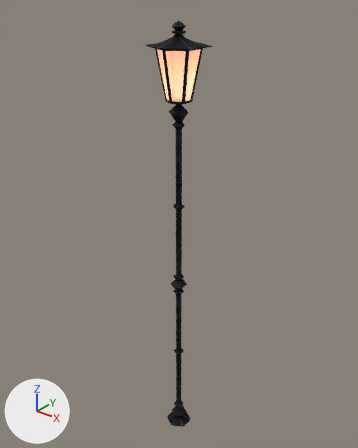
An edit to the OBJ model res/Lamp.obj, drawn before and after from the same camera.
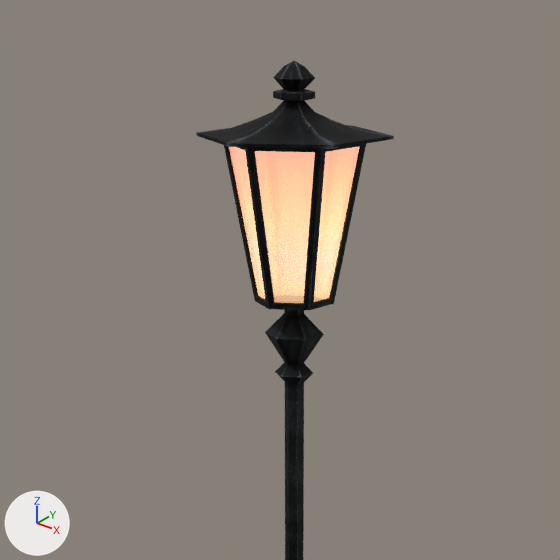
There are two pictures of each version: one whole from a 50 mm camera at (9.33, -11.65, 3.28) aimed at (-0.31, 0.4, -4.19), one close up on the part from 22% to 75% of the width and 0% to 42% of the height. Arrows for +X, +Y and +Z are at lower left; the lights stay in place. Where no turn or scale is listed for an object, it has been applied to the vertices.

The first close-up shows 'Glass', 'Lamp'.
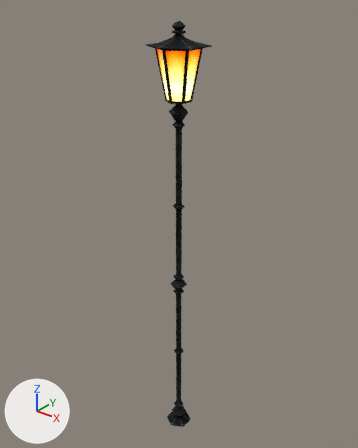
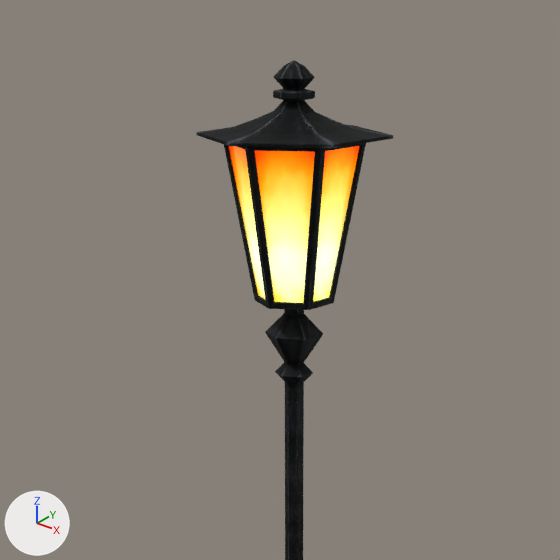
The newer file is also rescaled (x0.122), turned or shifted as a whole; pictures and numbers use the older file's frame.

Changed parts and their boxes (x1, y1, x2, y2) in the close-ups (560 x 560 px):
'Lamp', reshaped
    before: (196, 61, 394, 560)
    after: (196, 60, 393, 560)
'Glass', surface changed
    both: (229, 146, 360, 303)
part 1 of me_lamp, built on
    before: (254, 61, 315, 560)
    after: (196, 60, 393, 560)

The change, as a diff of the scene's bpy script:
```diff
--- a/res/Lamp.obj.py
+++ b/res/Lamp.obj.py
@@ mat_lightglass @@
 n0 = _N.new('ShaderNodeBsdfPrincipled'); n0.name = 'Principled BSDF'
-n0.inputs[1].default_value = 0.636  # 'Metallic'
-n0.inputs[2].default_value = 0.0636  # 'Roughness'
-n0.inputs[4].default_value = 0.6  # 'Alpha'
-n0.inputs[27].default_value = (1.0, 0.514, 0.357, 1.0)  # 'Emission Color', beige #ffbea1
+n0.inputs[1].default_value = 0.7  # 'Metallic'
+n0.inputs[2].default_value = 0.05  # 'Roughness'
 n0.inputs[28].default_value = 1.0  # 'Emission Strength'
@@ mat_lightglass @@
 n2.image = img_lamptexture_png
+n3 = _N.new('ShaderNodeTexImage'); n3.name = 'Image Texture.001'
+n3.image = img_lamptexture_png
 _L.new(n2.outputs[0], n0.inputs[0])  # 'Color' to 'Base Color'
 _L.new(n0.outputs[0], n1.inputs[0])  # 'BSDF' to 'Surface'
+_L.new(n3.outputs[0], n0.inputs[27])  # 'Color' to 'Emission Color'
@@ me_lamp @@
 # used by ob_lamp; location = (0.0, 0.0, 0.0)
-me_lamp.from_pydata(...)  # 277 vertices, 534 faces; spans x -0.8..0.8, y -0.9..1.0, z -12.8..2.4
+me_lamp.from_pydata(...)  # 1026 vertices, 2002 faces; spans x -0.8..0.8, y -0.9..0.9, z -12.8..2.4
+# me_lamp part 1: 34 vertices moved within x -0.1..0.1, y -0.6..0.6, z -12.6..2.3; 749 vertices added at x -0.8..0.8, y -0.9..0.9, z -12.8..2.4
 me_lamp.materials.append(mat_texturelamp)
```
